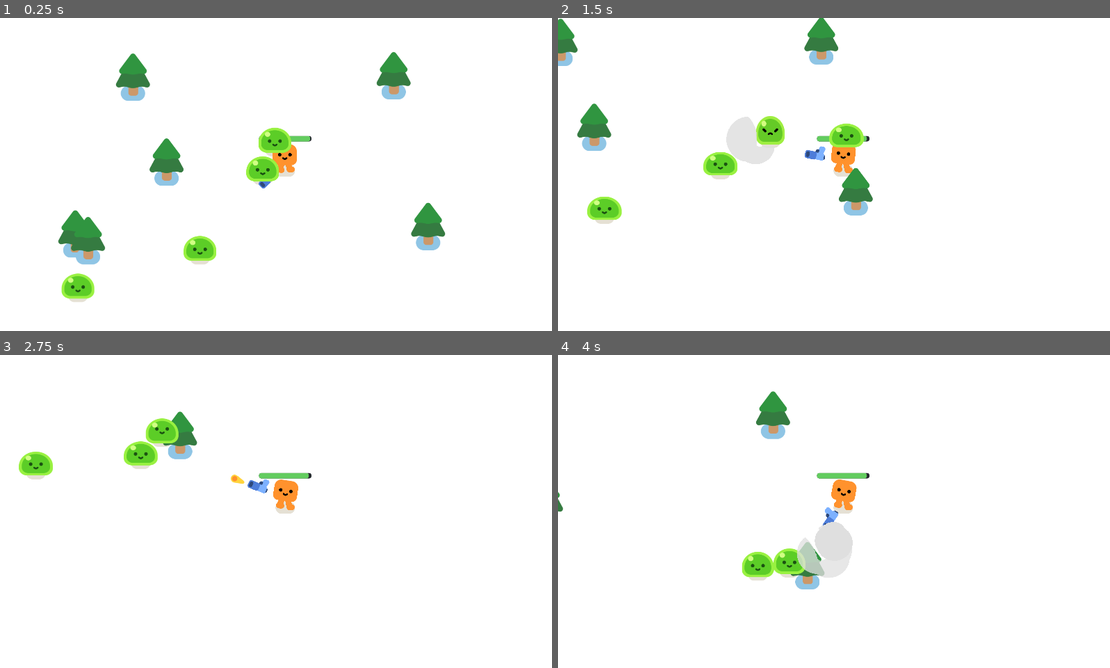
Above: before the commit, frames 1-4 (two rows, left to right).
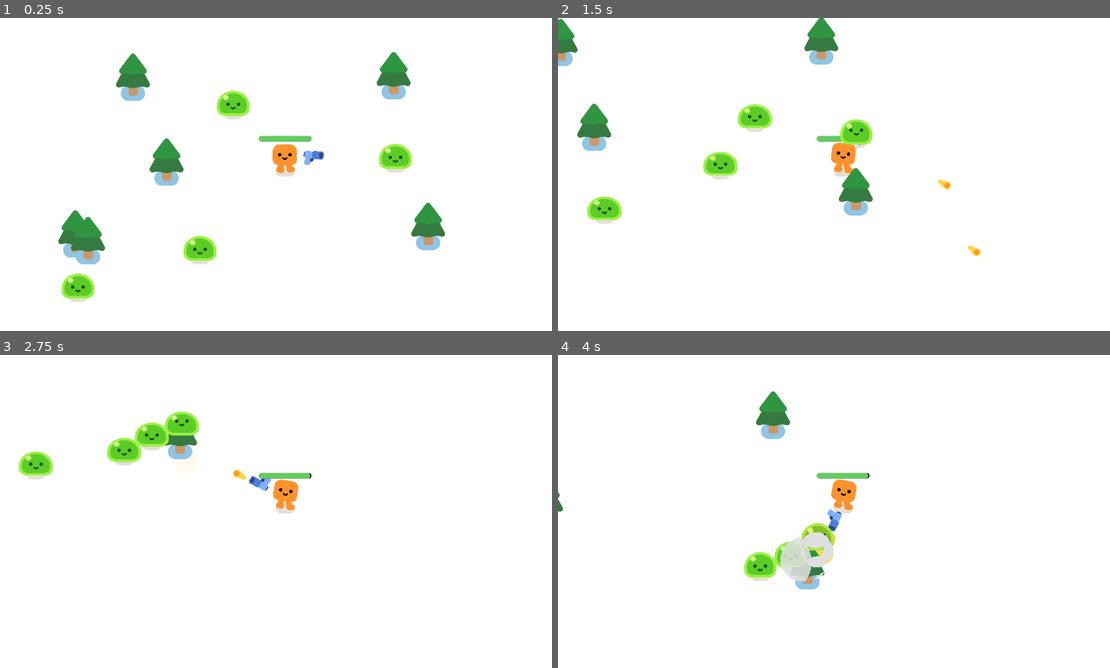
Above: after the commit, the same moments.

Repository: gari199/Godot-SurvivalGame2
Game: Godot game, scene res://scenes/game.tscn
Two runs of this game, one before a commit and one after it. Both use one fixed random seed, a clock stepped at 60 frames per second and the inputs below.
Inputs:
- Up to frame 1 (0.25 s): no input
- Up to frame 2 (1.5 s): hold D (move_right) 0.53-1.28 s; hold S (move_down) from 1.28 s (still down)
- Up to frame 3 (2.75 s): release S (move_down) at 2.03 s; hold D (move_right) from 2.03 s (still down)
- Up to frame 4 (4 s): release D (move_right) at 2.78 s; hold W (move_up) 2.78-3.53 s; hold A (move_left) from 3.53 s (still down)

The runs differ from the first frame. In frame 1, 1.9% of the frame differs, in the area x 39-75%, y 23-55%; in frame 2, 2.1%, in the area x 30-77%, y 27-77%; in frame 3, 1.5%; in frame 4, 1.7%.

Commit message:
Primera novedad: impacto

Diff:
--- a/scenes/game.tscn
+++ b/scenes/game.tscn
@@ -43,10 +43,10 @@
 [node name="Enemies" type="Node" parent="."]
 
 [node name="Enemy" parent="Enemies" instance=ExtResource("3_0u4pr")]
-position = Vector2(980, 495)
+position = Vector2(1441, 509)
 
 [node name="Enemy2" parent="Enemies" instance=ExtResource("3_0u4pr")]
-position = Vector2(982, 490)
+position = Vector2(756, 273)
 
 [node name="Enemy3" parent="Enemies" instance=ExtResource("3_0u4pr")]
 position = Vector2(639, 883)
--- a/scripts/bullet.gd
+++ b/scripts/bullet.gd
@@ -7,10 +7,10 @@
 #La funcion move_and_slide de characters aplica directamente "delta".
 #Con Area2D, tenemos que aplicarla nosotros.
 func _physics_process(delta: float) -> void:
-	var direction = Vector2.RIGHT.rotated(rotation) #Rotation e spropiedad del area2D (bullet)
+	var direction = Vector2.RIGHT.rotated(rotation) #Rotation es propiedad del area2D (bullet)
 	position += direction * BULLET_SPEED * delta
 
-	#Increase distance with time until it stops
+	#Incrementa la posicion con la velocidad hasta que se sale de rango y desaparece
 	if travel_distance < BULLET_RANGE:
 		travel_distance += BULLET_SPEED * delta
 	else:
@@ -18,6 +18,12 @@
 
 #Hacer que la bala pegue a los enemigos
 func _on_body_entered(body: Node2D) -> void:
+	#PRIMERA COSA MIA!!! IMPACTO!!!
+	const IMPACT = preload("res://pistol/impact/impact.tscn")
+	var impact = IMPACT.instantiate()
+	impact.global_position = global_position
+	get_parent().add_child(impact)
+
 	queue_free()  #Espera 1 frame para borrar
 	if body.has_method("take_damage"):
 		body.take_damage()
Not shown: 1 places in smoke_explosion/smoke_explosion.tscn that only renumber resources
